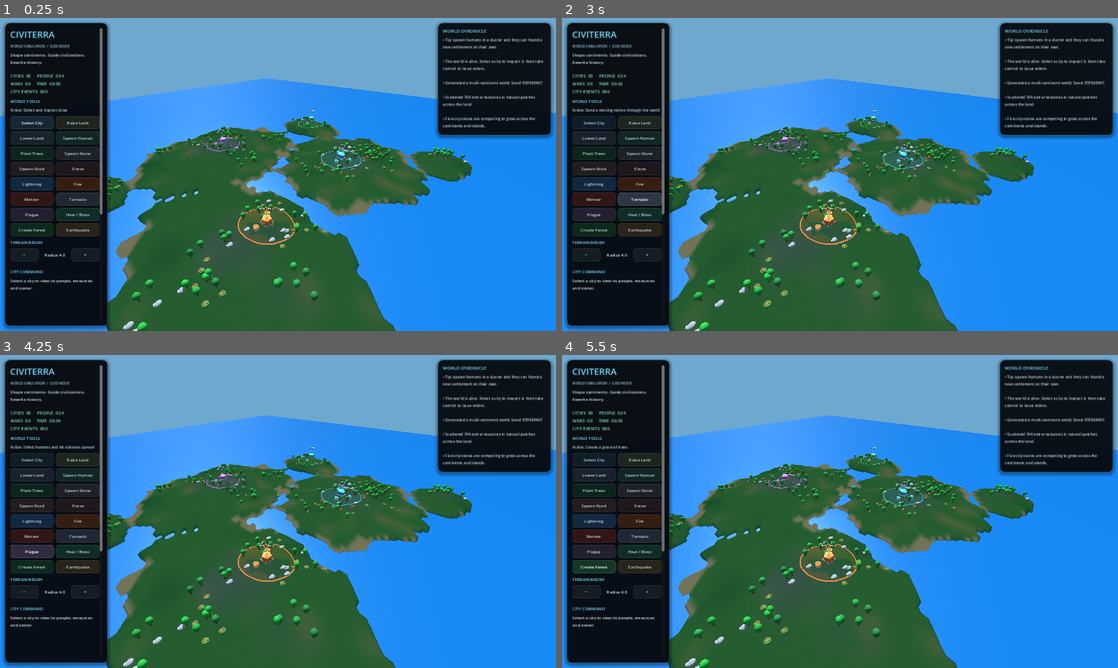
Above: before the commit, frames 1-4 (two rows, left to right).
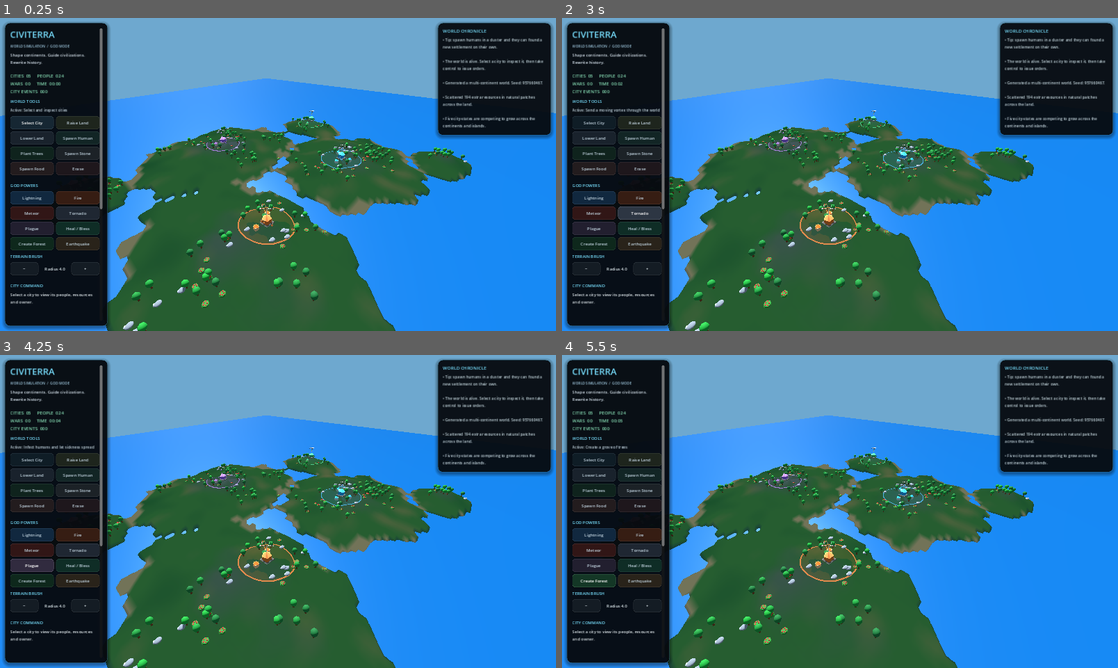
Above: after the commit, the same moments.

Repository: yoimdoingstuff/citysandbox
Game: Godot game, scene res://main.tscn
Two runs of this game, one before a commit and one after it. Both use one fixed random seed, a clock stepped at 60 frames per second and the inputs below.
Inputs:
- Up to frame 1 (0.25 s): no input
- Up to frame 2 (3 s): click "Lightning" at 0.5 s; click "Fire" at 1.25 s; click "Meteor" at 2 s; click "Tornado" at 2.75 s
- Up to frame 3 (4.25 s): click "Plague" at 3.5 s
- Up to frame 4 (5.5 s): click "Heal / Bless" at 4.25 s; click "Create Forest" at 5 s

The runs differ from the first frame. In frame 1, 3.5% of the frame differs, in the area x 1-19%, y 50-92%; in frame 2, 3.7%; in frame 3, 3.7%; in frame 4, 3.5%.

Commit message:
Separate world tools and god powers in the redesigned UI

Diff:
--- a/main.gd
+++ b/main.gd
@@ -2418,14 +2418,22 @@
 	_add_tool_button(grid, "Spawn Stone", "stone", Color(0.27, 0.29, 0.31))
 	_add_tool_button(grid, "Spawn Food", "food", Color(0.35, 0.22, 0.21))
 	_add_tool_button(grid, "Erase", "erase", Color(0.29, 0.17, 0.19))
-	_add_tool_button(grid, "Lightning", "lightning", Color(0.14, 0.36, 0.57))
-	_add_tool_button(grid, "Fire", "fire", Color(0.58, 0.23, 0.09))
-	_add_tool_button(grid, "Meteor", "meteor", Color(0.52, 0.16, 0.12))
-	_add_tool_button(grid, "Tornado", "tornado", Color(0.31, 0.35, 0.43))
-	_add_tool_button(grid, "Plague", "plague", Color(0.34, 0.26, 0.40))
-	_add_tool_button(grid, "Heal / Bless", "heal", Color(0.12, 0.42, 0.30))
-	_add_tool_button(grid, "Create Forest", "forest", Color(0.10, 0.36, 0.19))
-	_add_tool_button(grid, "Earthquake", "quake", Color(0.42, 0.30, 0.16))
+
+	content.add_child(_make_separator())
+	content.add_child(_make_label("GOD POWERS", 12, Color(0.46, 0.86, 0.98)))
+	var power_grid := GridContainer.new()
+	power_grid.columns = 2
+	power_grid.add_theme_constant_override("h_separation", 6)
+	power_grid.add_theme_constant_override("v_separation", 6)
+	content.add_child(power_grid)
+	_add_tool_button(power_grid, "Lightning", "lightning", Color(0.14, 0.36, 0.57))
+	_add_tool_button(power_grid, "Fire", "fire", Color(0.58, 0.23, 0.09))
+	_add_tool_button(power_grid, "Meteor", "meteor", Color(0.52, 0.16, 0.12))
+	_add_tool_button(power_grid, "Tornado", "tornado", Color(0.31, 0.35, 0.43))
+	_add_tool_button(power_grid, "Plague", "plague", Color(0.34, 0.26, 0.40))
+	_add_tool_button(power_grid, "Heal / Bless", "heal", Color(0.12, 0.42, 0.30))
+	_add_tool_button(power_grid, "Create Forest", "forest", Color(0.10, 0.36, 0.19))
+	_add_tool_button(power_grid, "Earthquake", "quake", Color(0.42, 0.30, 0.16))
 
 	content.add_child(_make_label("TERRAIN BRUSH", 12, Color(0.46, 0.86, 0.98)))
 	var brush_row := HBoxContainer.new()
